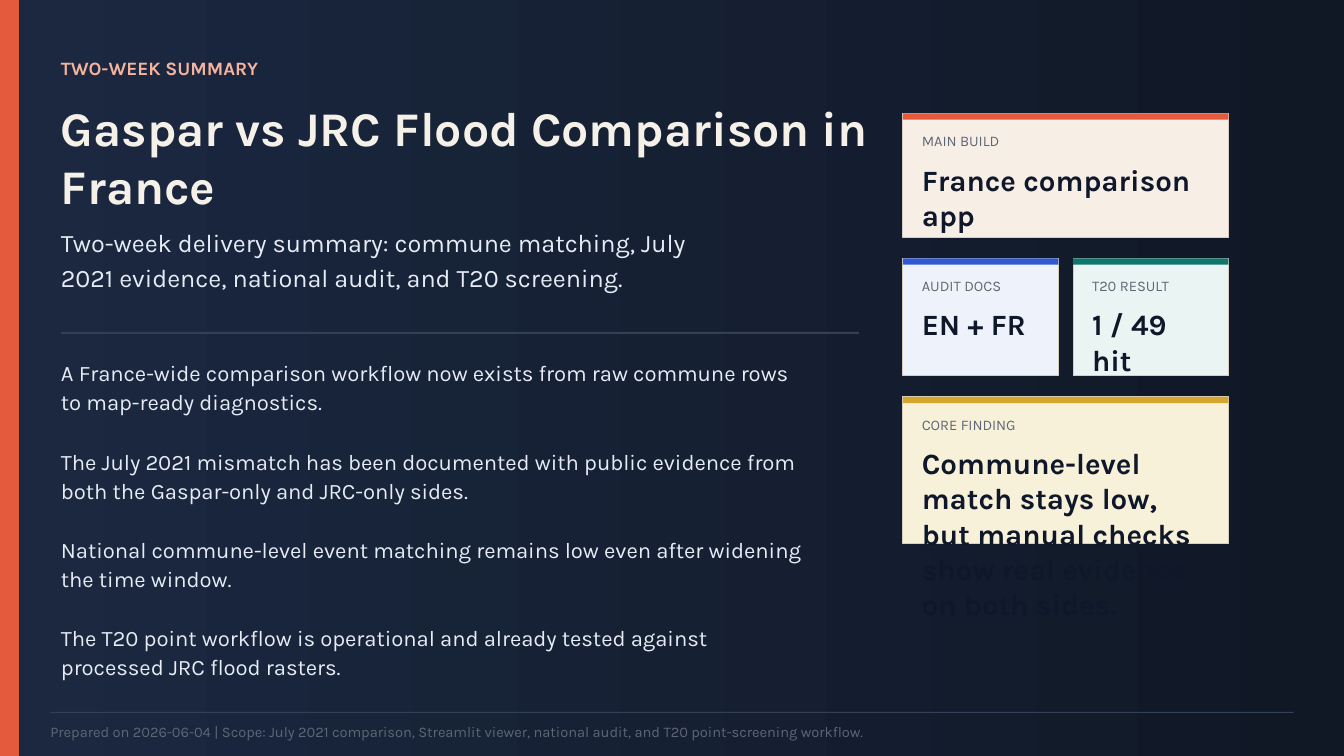
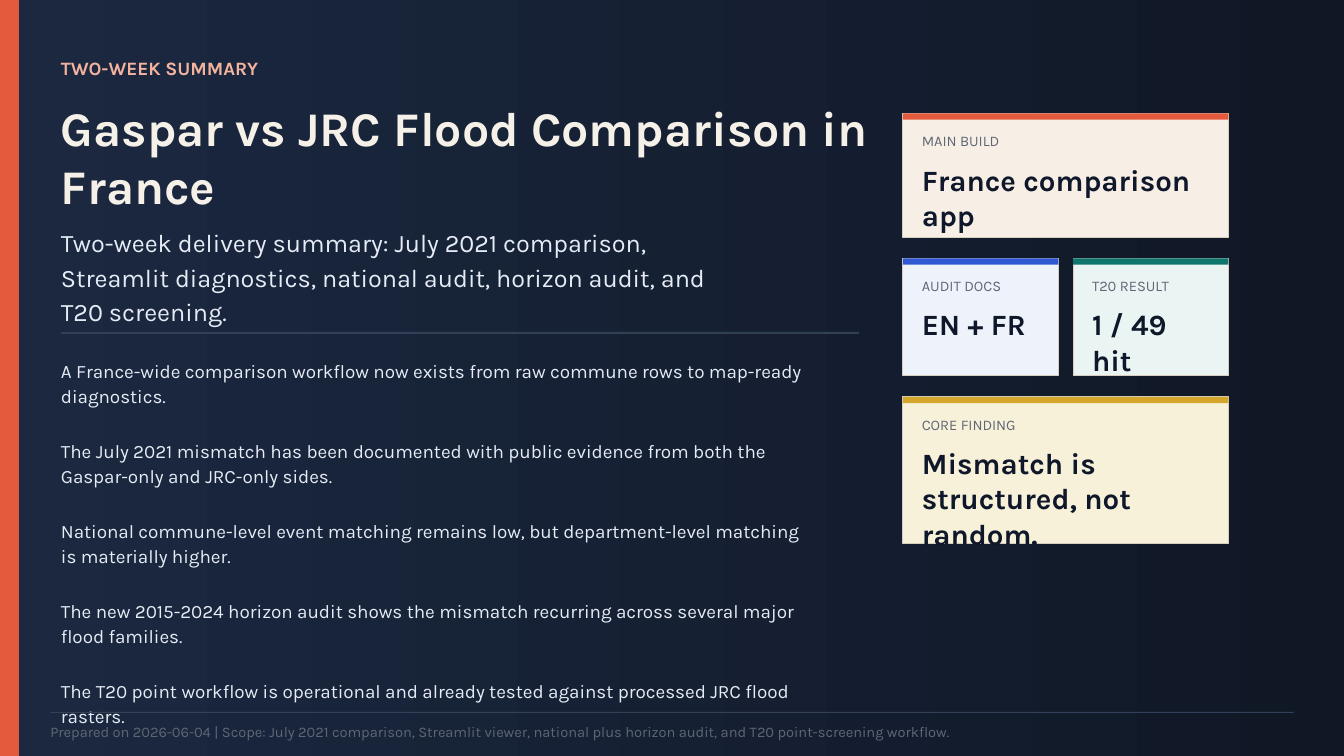
Before and after one commit to jdalonsos/Floods, a slide deck: slide 1 of docs/presentations/gaspar_jrc_two_week_summary.pptx. Drawn at 1344x756 pixels with LibreOffice and Linux fonts; fonts in the diff are those of the drawing. Boxes give left, top, right and bottom in pixels: in the first picture for what was removed or moved away, otherwise in the second. Text is boxed around its words. In the diff, an @@ line names an element or a change of style, - is before the commit and + after.

Commit message:
Add horizon audit docs and update summary deck

```diff
--- a/docs/presentations/gaspar_jrc_two_week_summary.pptx
+++ b/docs/presentations/gaspar_jrc_two_week_summary.pptx
@@ text at bbox=[61, 234, 705, 327]: text changed @@
-Two-week delivery summary: commune matching, July 2021 evidence, national audit, and T20 screening.
+Two-week delivery summary: July 2021 comparison, Streamlit diagnostics, national audit, horizon audit, and T20 screening.
@@ text at bbox=[61, 365, 801, 729]: size 15.8 to 13.5 pt in "A France-wide comparison workflow now exists from ...", "The July 2021 mismatch has been documented ...", "The T20 point workflow is operational and ..." @@
@@ text at bbox=[922, 453, 1131, 552]: text changed @@
-Commune-level match stays low, but manual checks show real evidence on both sides.
+Mismatch is structured, not random.
@@ text at bbox=[61, 525, 799, 643]: text changed; size 15.8 to 13.5 pt @@
-National commune-level event matching remains low even after widening the time window.
+National commune-level event matching remains low, but department-level matching is materially higher.
+The new 2015-2024 horizon audit shows the mismatch recurring across several major flood families.
@@ text at bbox=[50, 727, 949, 741]: text changed @@
-Prepared on 2026-06-04 | Scope: July 2021 comparison, Streamlit viewer, national audit, and T20 point-screening workflow.
+Prepared on 2026-06-04 | Scope: July 2021 comparison, Streamlit viewer, national plus horizon audit, and T20 point-screening workflow.
```
Also in this commit, not shown: 3 other slides changed, 2 slides added, 16 other files.
